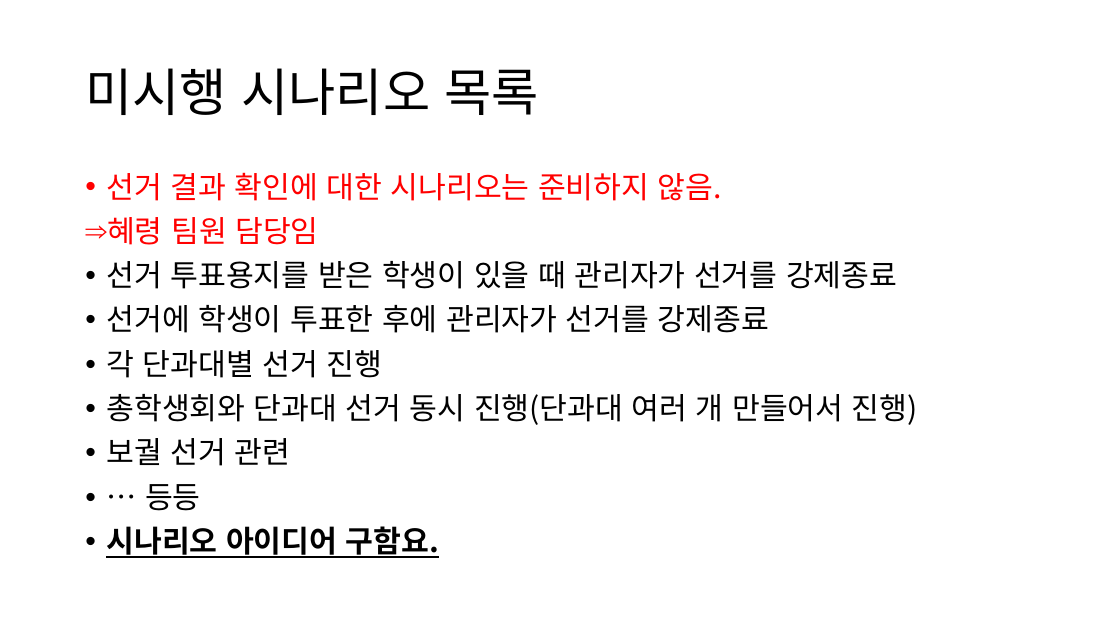
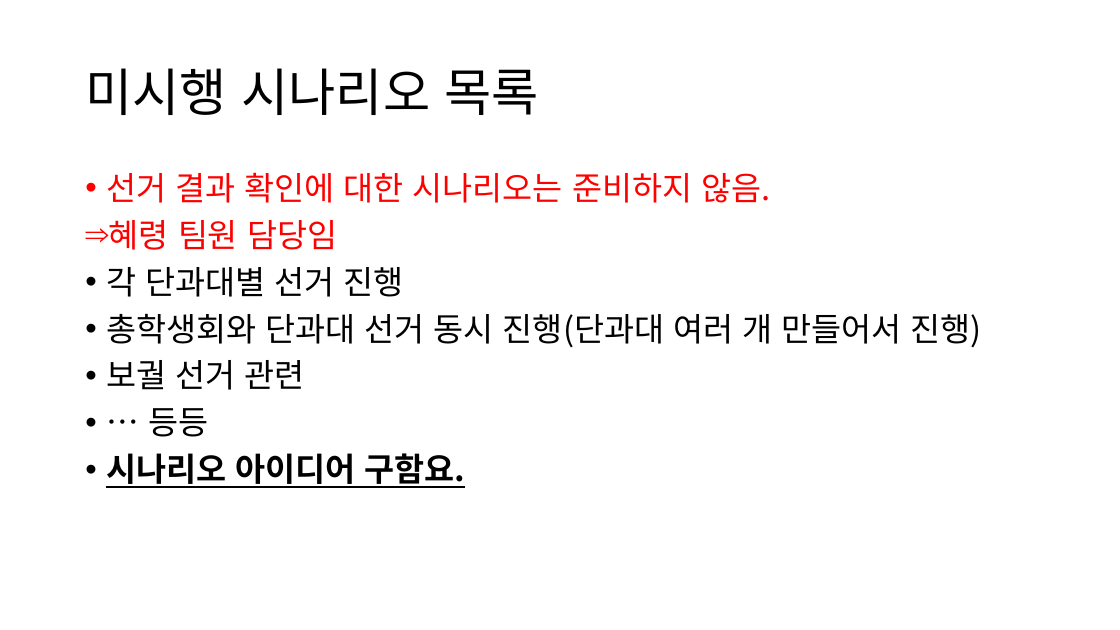
Before and after one commit to BL-UCKSS/evote-project, a slide deck: slide 63 of Document/Testcase/Testcase #1.pptx (slide 60 before the commit). Drawn at 1120x630 pixels with LibreOffice and Linux fonts; fonts in the diff are those of the drawing. Boxes give left, top, right and bottom in pixels: in the first picture for what was removed or moved away, otherwise in the second. Text is boxed around its words. In the diff, an @@ line names an element or a change of style, - is before the commit and + after.

```diff
--- a/Document/Testcase/Testcase #1.pptx
+++ b/Document/Testcase/Testcase #1.pptx
@@ text "선거 결과 확인에 대한 시나리오는 ..." at (106,172,982,488): size 25.9 to 28 pt @@
@@ text at (106,261,897,333): paragraphs removed @@
-• 선거 투표용지를 받은 학생이 있을 때 관리자가 선거를 강제종료
-• 선거에 학생이 투표한 후에 관리자가 선거를 강제종료
```
Also in this commit, not shown: 2 other slides changed, 3 slides added.
